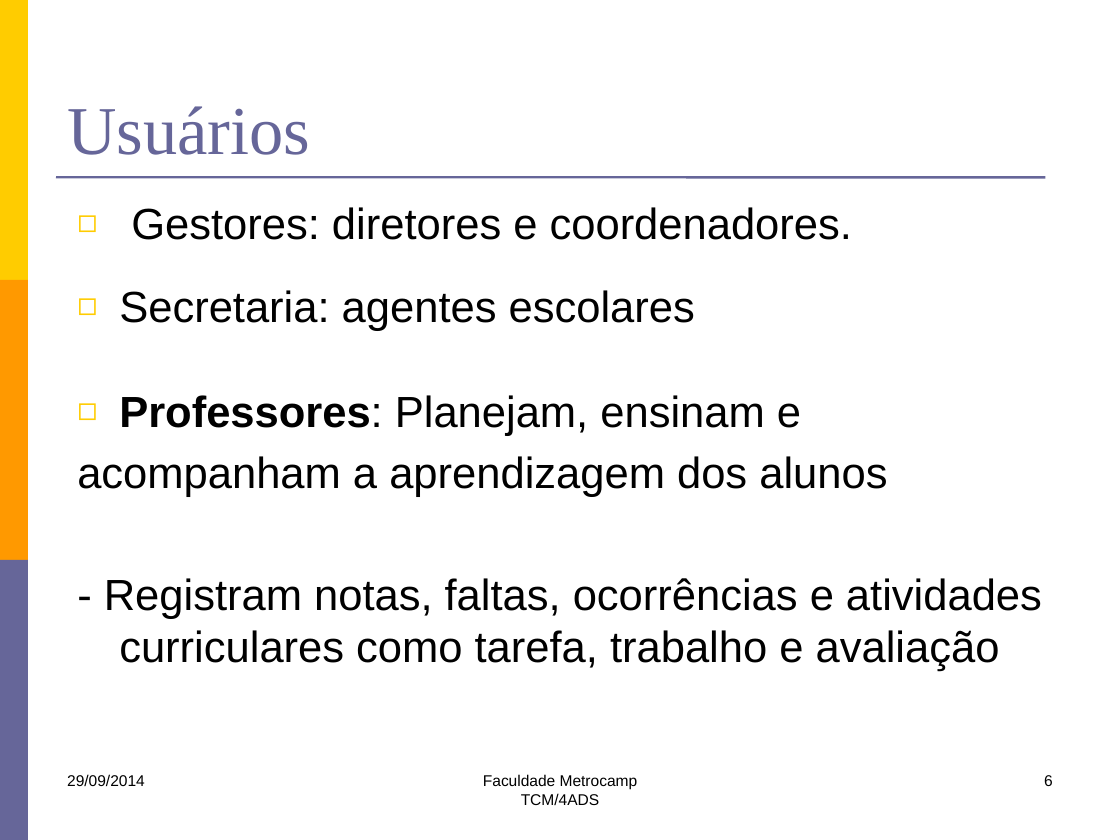
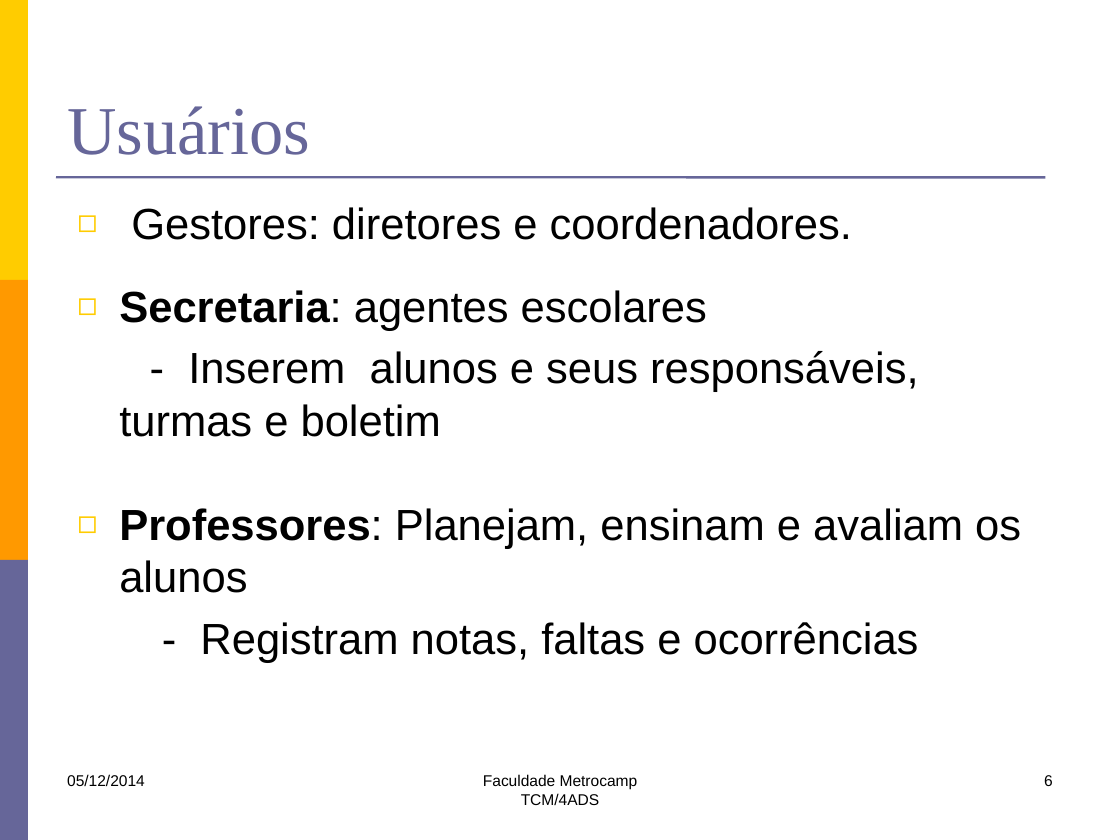
Before and after one commit to lfernandobra/pi5g1s14, a slide deck: slide 6 of documentacao/G5_Apresentacao2sem2014 final.pptx. Drawn at 1120x840 pixels with LibreOffice and Linux fonts; fonts in the diff are those of the drawing. Boxes give left, top, right and bottom in pixels: in the first picture for what was removed or moved away, otherwise in the second. Text is boxed around its words. In the diff, an @@ line names an element or a change of style, - is before the commit and + after.

```diff
--- a/documentacao/G5_Apresentacao2sem2014 final.pptx
+++ b/documentacao/G5_Apresentacao2sem2014 final.pptx
@@ text at (x1=119, y1=290, x2=707, y2=331): bold on in "Secretaria:" @@
@@ text at (x1=119, y1=351, x2=1021, y2=663): text changed @@
-◻ Professores: Planejam, ensinam e
-acompanham a aprendizagem dos alunos
-- Registram notas, faltas, ocorrências e atividades curriculares como tarefa, trabalho e avaliação
+- Inserem alunos e seus responsáveis, turmas e boletim
+◻ Professores: Planejam, ensinam e avaliam os alunos
+- Registram notas, faltas e ocorrências
@@ text at (x1=67, y1=774, x2=145, y2=786): text changed @@
-29/09/2014
+05/12/2014
```
Also in this commit, not shown: 23 other slides changed, 3 slides added, 2 slides removed.
